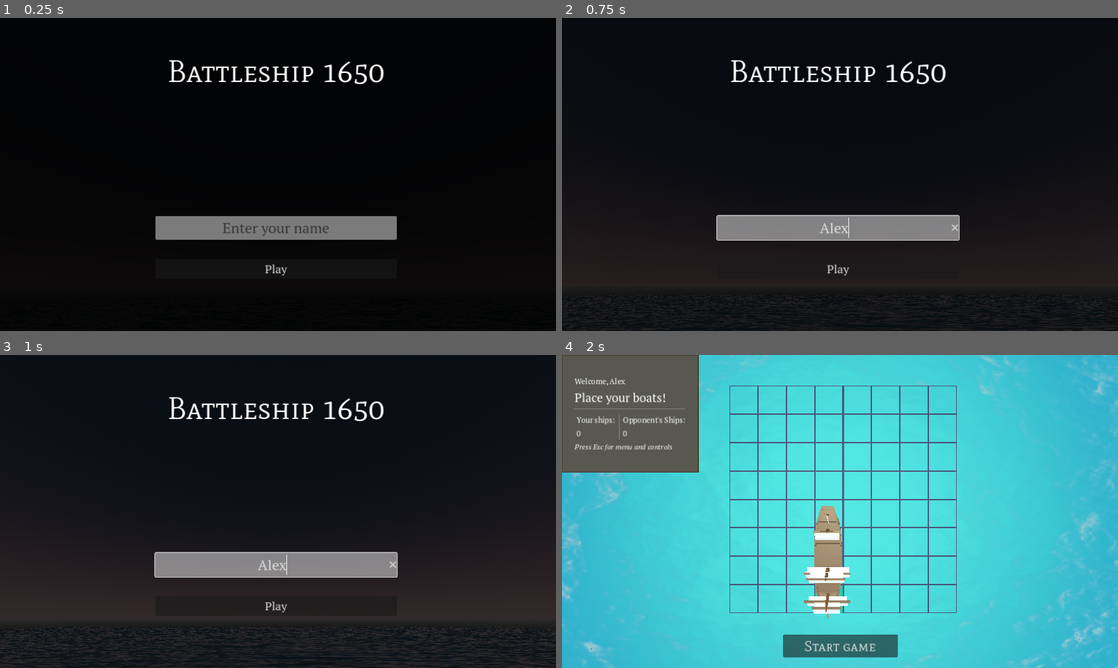
Above: before the commit, frames 1-4 (two rows, left to right).
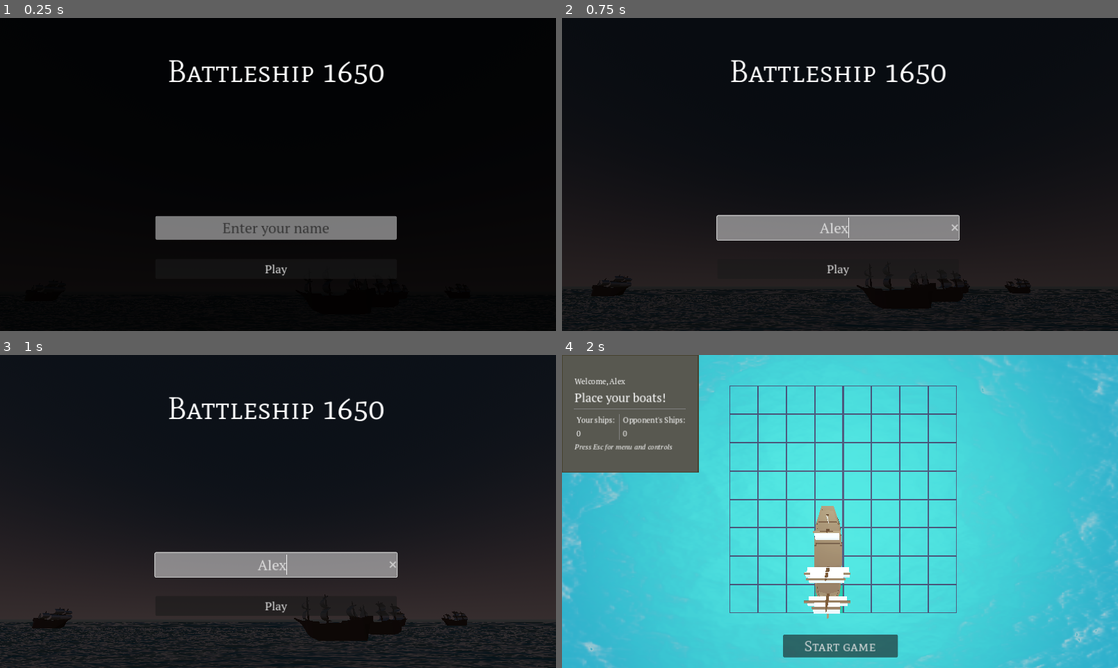
Above: after the commit, the same moments.

Repository: Qwenty228/netcentric
Game: Godot game, scene res://main_menu_bg.tscn
The game is run twice, just before and just after one commit, with the same random seed, the same clock (stepped at 60 frames per second) and the same inputs.
Inputs (mouse positions are in pixels of both pictures, inside the frame that each line leads up to):
- Up to frame 1 (0.25 s): no input
- Up to frame 2 (0.75 s): click (840, 227) at 0.52 s; type "Alex" at 0.6 s
- Up to frame 3 (1 s): no input
- Up to frame 4 (2 s): click "Play" at 1.25 s

The runs differ from the first frame. In frame 2, 0.8% of the frame differs, in the area x 0-100%, y 82-100%; in frame 3, 3.1%, in the area x 0-100%, y 76-100%; in frame 4, nothing differs.

Commit message:
Adjusted main menu bg

Diff:
--- a/main_menu_bg.tscn
+++ b/main_menu_bg.tscn
@@ -1,8 +1,9 @@
-[gd_scene load_steps=16 format=3 uid="uid://cgrtbn4rmq83a"]
+[gd_scene load_steps=17 format=3 uid="uid://cgrtbn4rmq83a"]
 
 [ext_resource type="Script" path="res://Scenes/main_menu_bg.gd" id="1_5knol"]
 [ext_resource type="PackedScene" uid="uid://dhjctrsjga335" path="res://ui/main_menu.tscn" id="1_68ms5"]
 [ext_resource type="Shader" path="res://MeshLibaries/Shader/water.gdshader" id="2_qshcw"]
+[ext_resource type="PackedScene" uid="uid://cdsovkbiv3xc7" path="res://Assets/galleon.glb" id="4_1mu33"]
 
 [sub_resource type="ProceduralSkyMaterial" id="ProceduralSkyMaterial_8h1g0"]
 sky_top_color = Color(0.1705, 0.228625, 0.31, 1)
@@ -100,10 +101,70 @@
 "update": 1,
 "values": [true]
 }
+tracks/4/type = "value"
+tracks/4/imported = false
+tracks/4/enabled = true
+tracks/4/path = NodePath("galleon3:position")
+tracks/4/interp = 1
+tracks/4/loop_wrap = true
+tracks/4/keys = {
+"times": PackedFloat32Array(0),
+"transitions": PackedFloat32Array(1),
+"update": 0,
+"values": [Vector3(-921.161, 0, -331.885)]
+}
+tracks/5/type = "value"
+tracks/5/imported = false
+tracks/5/enabled = true
+tracks/5/path = NodePath("galleon:position")
+tracks/5/interp = 1
+tracks/5/loop_wrap = true
+tracks/5/keys = {
+"times": PackedFloat32Array(0),
+"transitions": PackedFloat32Array(1),
+"update": 0,
+"values": [Vector3(287.252, 0, 0)]
+}
+tracks/6/type = "value"
+tracks/6/imported = false
+tracks/6/enabled = true
+tracks/6/path = NodePath("galleon2:position")
+tracks/6/interp = 1
+tracks/6/loop_wrap = true
+tracks/6/keys = {
+"times": PackedFloat32Array(0),
+"transitions": PackedFloat32Array(1),
+"update": 0,
+"values": [Vector3(73.536, 0, 173.647)]
+}
+tracks/7/type = "value"
+tracks/7/imported = false
+tracks/7/enabled = true
+tracks/7/path = NodePath("WorldEnvironment:environment:background_energy_multiplier")
+tracks/7/interp = 1
+tracks/7/loop_wrap = true
+tracks/7/keys = {
+"times": PackedFloat32Array(0),
+"transitions": PackedFloat32Array(1),
+"update": 0,
+"values": [1.0]
+}
+tracks/8/type = "value"
+tracks/8/imported = false
+tracks/8/enabled = true
+tracks/8/path = NodePath("WorldEnvironment:environment:sky")
+tracks/8/interp = 1
+tracks/8/loop_wrap = true
+tracks/8/keys = {
+"times": PackedFloat32Array(0),
+"transitions": PackedFloat32Array(1),
+"update": 1,
+"values": [SubResource("Sky_jy2cx")]
+}
 
 [sub_resource type="Animation" id="Animation_melik"]
 resource_name = "camera"
-length = 6.0
+length = 20.0
 tracks/0/type = "value"
 tracks/0/imported = false
 tracks/0/enabled = true
@@ -152,6 +213,66 @@
 "update": 1,
 "values": [true, false]
 }
+tracks/4/type = "value"
+tracks/4/imported = false
+tracks/4/enabled = true
+tracks/4/path = NodePath("galleon3:position")
+tracks/4/interp = 1
+tracks/4/loop_wrap = true
+tracks/4/keys = {
+"times": PackedFloat32Array(0, 20),
+"transitions": PackedFloat32Array(1, 1),
+"update": 0,
+"values": [Vector3(-921.161, 0, -331.885), Vector3(-500, 0, -331.885)]
+}
+tracks/5/type = "value"
+tracks/5/imported = false
+tracks/5/enabled = true
+tracks/5/path = NodePath("galleon:position")
+tracks/5/interp = 1
+tracks/5/loop_wrap = true
+tracks/5/keys = {
+"times": PackedFloat32Array(-0.0333333, 2.9, 19.9333),
+"transitions": PackedFloat32Array(1, 1, 1),
+"update": 0,
+"values": [Vector3(250, 0, 0), Vector3(287.252, 0, 0), Vector3(400, 0, 0)]
+}
+tracks/6/type = "value"
+tracks/6/imported = false
+tracks/6/enabled = true
+tracks/6/path = NodePath("galleon2:position")
+tracks/6/interp = 1
+tracks/6/loop_wrap = true
+tracks/6/keys = {
+"times": PackedFloat32Array(-0.0333333, 19.5667),
+"transitions": PackedFloat32Array(1, 1),
+"update": 0,
+"values": [Vector3(100, 0, 173.647), Vector3(10, 0, 173.647)]
+}
+tracks/7/type = "value"
+tracks/7/imported = false
+tracks/7/enabled = true
+tracks/7/path = NodePath("WorldEnvironment:environment:background_energy_multiplier")
+tracks/7/interp = 1
+tracks/7/loop_wrap = true
+tracks/7/keys = {
+"times": PackedFloat32Array(0, 11.4667),
+"transitions": PackedFloat32Array(1, 1),
+"update": 0,
+"values": [1.0, 2.5]
+}
+tracks/8/type = "value"
+tracks/8/imported = false
+tracks/8/enabled = true
+tracks/8/path = NodePath("WorldEnvironment:environment:sky")
+tracks/8/interp = 1
+tracks/8/loop_wrap = true
+tracks/8/keys = {
+"times": PackedFloat32Array(0),
+"transitions": PackedFloat32Array(1),
+"update": 1,
+"values": [SubResource("Sky_jy2cx")]
+}
 
 [sub_resource type="AnimationLibrary" id="AnimationLibrary_lijvu"]
 _data = {
@@ -185,13 +306,49 @@
 [node name="MainMenu" parent="." instance=ExtResource("1_68ms5")]
 
 [node name="MeshInstance3D" type="MeshInstance3D" parent="."]
+transform = Transform3D(0.698398, 0, 0, 0, 1, 0, 0, 0, 1, 0, 0, 0)
+mesh = SubResource("PlaneMesh_kqtmd")
+surface_material_override/0 = SubResource("ShaderMaterial_7kqdg")
+
+[node name="MeshInstance3D4" type="MeshInstance3D" parent="."]
+transform = Transform3D(1.40406, 0, 0, 0, 1, 0, 0, 0, 1, 2076.37, 0, 0)
+mesh = SubResource("PlaneMesh_kqtmd")
+surface_material_override/0 = SubResource("ShaderMaterial_7kqdg")
+
+[node name="MeshInstance3D5" type="MeshInstance3D" parent="."]
+transform = Transform3D(1.40406, 0, 0, 0, 1, 0, 0, 0, 1, -2071.7, 0, 0)
+mesh = SubResource("PlaneMesh_kqtmd")
+surface_material_override/0 = SubResource("ShaderMaterial_7kqdg")
+
+[node name="MeshInstance3D2" type="MeshInstance3D" parent="."]
+transform = Transform3D(5.98393, 0, 0, 0, 1, 0, 0, 0, 1, 0, 0, -972.887)
+mesh = SubResource("PlaneMesh_kqtmd")
+surface_material_override/0 = SubResource("ShaderMaterial_7kqdg")
+
+[node name="MeshInstance3D3" type="MeshInstance3D" parent="."]
+transform = Transform3D(6.0855, 0, 0, 0, 1, 0, 0, 0, 1, 0, 0, -1939.02)
 mesh = SubResource("PlaneMesh_kqtmd")
 surface_material_override/0 = SubResource("ShaderMaterial_7kqdg")
 
 [node name="Camera3D" type="Camera3D" parent="."]
-transform = Transform3D(1, 0, 0, 0, 0.866025, -0.5, 0, 0.5, 0.866025, 0, 32.73, 515.788)
+transform = Transform3D(0.997615, 0, 0, 0, 0.86396, -0.498808, 0, 0.498808, 0.86396, 0, 32.73, 515.788)
 
 [node name="AnimationPlayer" type="AnimationPlayer" parent="."]
 libraries = {
 "": SubResource("AnimationLibrary_lijvu")
 }
+
+[node name="galleon" parent="." instance=ExtResource("4_1mu33")]
+transform = Transform3D(10, 0, 0, 0, 10, 0, 0, 0, 10, 287.252, 0, 0)
+
+[node name="galleon2" parent="." instance=ExtResource("4_1mu33")]
+transform = Transform3D(-10, 0, -1.50996e-06, 0, 10, 0, 1.50996e-06, 0, -10, 73.536, 0, 173.647)
+
+[node name="galleon3" parent="." instance=ExtResource("4_1mu33")]
+transform = Transform3D(10, 0, 0, 0, 10, 0, 0, 0, 10, -921.161, 0, -331.885)
+
+[node name="galleon4" parent="." instance=ExtResource("4_1mu33")]
+transform = Transform3D(10, 0, 0, 0, 10, 0, 0, 0, 10, 638.953, 0, -662.46)
+
+[node name="galleon5" parent="." instance=ExtResource("4_1mu33")]
+transform = Transform3D(10, 0, 0, 0, 10, 0, 0, 0, 10, 1014.14, 0, -717.1)
